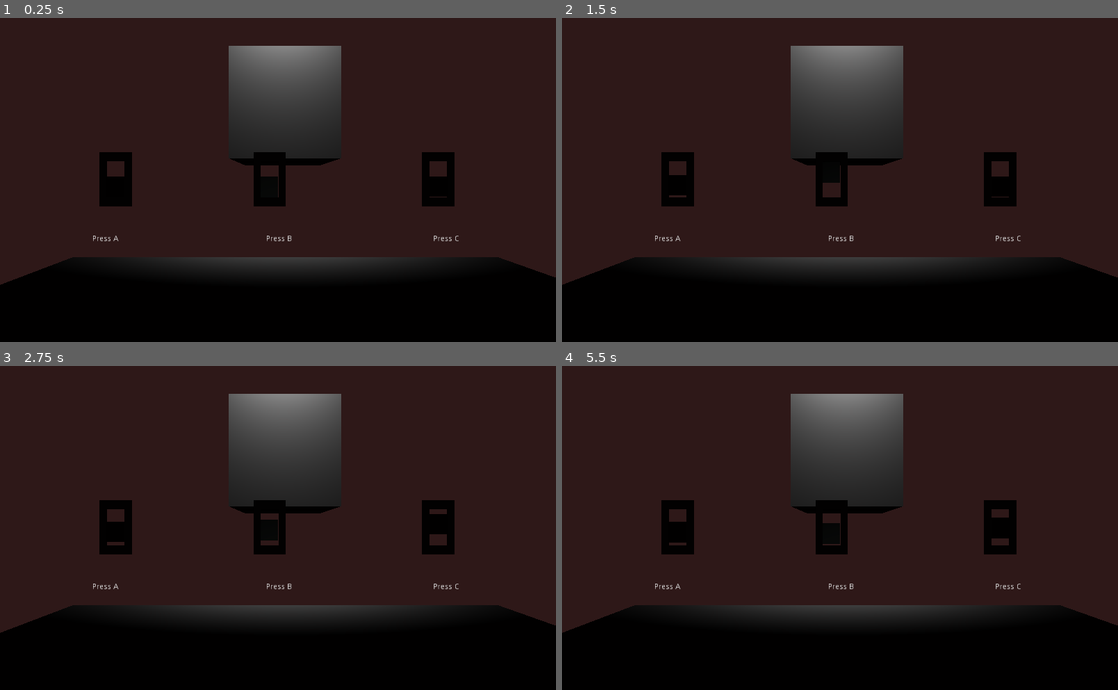
Above: before the commit, frames 1-4 (two rows, left to right).
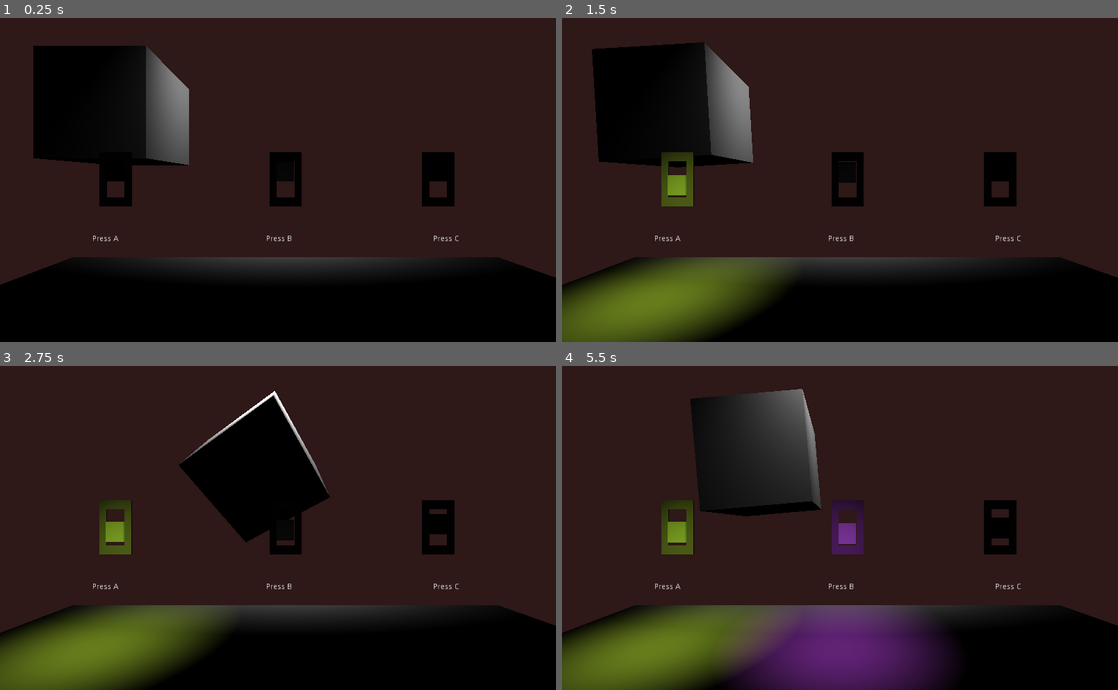
Above: after the commit, the same moments.

Repository: Title-Pending/Godot-Rakugo-Tutorials
Game: Godot game, scene res://Assets/Levels/SwitchTestLevel.tscn
The game is run twice, just before and just after one commit, with the same random seed, the same clock (stepped at 60 frames per second) and the same inputs. The project has no main scene, so this scene is started directly.
Inputs:
- Up to frame 1 (0.25 s): no input
- Up to frame 2 (1.5 s): tap A (switch_a) at 0.5, 0.6, 1.25 s; tap B (switch_b) at 0.8, 1.35 s
- Up to frame 3 (2.75 s): tap C (switch_c) at 1.55, 2.1 s; tap A (switch_a) at 2, 2.3 s
- Up to frame 4 (5.5 s): tap A (switch_a) at 2.75, 2.85, 3.5, 4.25, 4.55, 5.1 s; tap B (switch_b) at 3.05, 3.6, 5.3 s; tap C (switch_c) at 3.8, 4.35 s

The runs differ from the first frame. In frame 1, 16% of the frame differs, in the area x 6-81%, y 8-59%; in frame 2, 25%; in frame 3, 18%; in frame 4, 26%, in the area x 0-70%, y 7-100%.

Commit message:
started animating the cube
Okay I got an animation to play within another animation

Diff:
--- a/Godot Level 0/Lesson 2 Variables and Logic Operators/Assets/Levels/SwitchTestLevel.gd
+++ b/Godot Level 0/Lesson 2 Variables and Logic Operators/Assets/Levels/SwitchTestLevel.gd
@@ -11,17 +11,25 @@
 func _process(delta):
 	if Input.is_action_just_pressed("switch_a"):
 		a = !a
+		$Switch/SpotLight.visible = !$Switch/SpotLight.visible
 		anim($Switch/CSGMesh/AnimationPlayer, a)
+		$CSGMesh_Cube/BlockAni.play ("switch_a")
+
+
 		return
 
 	if Input.is_action_just_pressed("switch_b"):
 		b = !b
+		$Switch2/SpotLight2.visible = !$Switch2/SpotLight2.visible
 		anim($Switch2/CSGMesh/AnimationPlayer, b)
+		$CSGMesh_Cube/BlockAni.play ("switch_b")
 		return
 
 	if Input.is_action_just_pressed("switch_c"):
 		c = !c
+		$Switch3/SpotLight3.visible = !$Switch3/SpotLight3.visible
 		anim($Switch3/CSGMesh/AnimationPlayer, c)
+		$CSGMesh_Cube/BlockAniC.play ("Move")
 		return
 
 func anim(anim, value):
--- a/Godot Level 0/Lesson 2 Variables and Logic Operators/Assets/Levels/SwitchTestLevel.tscn
+++ b/Godot Level 0/Lesson 2 Variables and Logic Operators/Assets/Levels/SwitchTestLevel.tscn
@@ -6,13 +6,55 @@
 [sub_resource type="PlaneMesh" id=1]
 
 [sub_resource type="CubeMesh" id=2]
+
+[sub_resource type="Animation" id=14]
+resource_name = "Move"
+length = 24.0
+tracks/0/type = "value"
+tracks/0/path = NodePath("CSGMesh_Cube:translation")
+tracks/0/interp = 1
+tracks/0/loop_wrap = true
+tracks/0/imported = false
+tracks/0/enabled = true
+tracks/0/keys = {
+"times": PoolRealArray( 0, 8, 16, 23.9999 ),
+"transitions": PoolRealArray( 1, 1, 1, 1 ),
+"update": 0,
+"values": [ Vector3( 0, 3.89175, -7.23831 ), Vector3( -5.20184, 3.89175, -7.23831 ), Vector3( 5.73676, 3.89175, -7.23831 ), Vector3( 0, 3.892, -7.238 ) ]
+}
 
 [sub_resource type="Animation" id=3]
 resource_name = "switch_a"
 length = 8.0
+loop = true
+tracks/0/type = "value"
+tracks/0/path = NodePath(".:rotation_degrees")
+tracks/0/interp = 1
+tracks/0/loop_wrap = true
+tracks/0/imported = false
+tracks/0/enabled = true
+tracks/0/keys = {
+"times": PoolRealArray( 0, 7.9982, 8 ),
+"transitions": PoolRealArray( 1, 1, 1 ),
+"update": 0,
+"values": [ Vector3( 0, 0, 0 ), Vector3( 360, 0, 360 ), Vector3( 45, 0, 45 ) ]
+}
 
 [sub_resource type="Animation" id=4]
 resource_name = "switch_b"
+length = 12.0
+tracks/0/type = "value"
+tracks/0/path = NodePath(".:rotation_degrees")
+tracks/0/interp = 1
+tracks/0/loop_wrap = true
+tracks/0/imported = false
+tracks/0/enabled = true
+tracks/0/keys = {
+"times": PoolRealArray( 0, 12 ),
+"transitions": PoolRealArray( 1, 1 ),
+"update": 0,
+"values": [ Vector3( 0, 0, 0 ), Vector3( 0, 0, 360 ) ]
+}
 
 [sub_resource type="Animation" id=5]
 resource_name = "switch_c"
@@ -129,29 +171,41 @@
 text = "Press A                                                                    Press B                                                                 Press C"
 
 [node name="Camera" type="Camera" parent="."]
-transform = Transform( 1, 0, 1.06581e-14, 0, 1, 0, -1.06581e-14, 0, 1, -0.183719, 1.83178, 0.446751 )
+transform = Transform( 1, 0, 1.06581e-014, 0, 1, 0, -1.06581e-014, 0, 1, -0.183719, 1.83178, 0.446751 )
 __meta__ = {
 "_edit_lock_": true
 }
 
 [node name="CSGMesh_Floor" type="CSGMesh" parent="."]
-transform = Transform( 5, 0, 0, 0, 1, 0, 0, 0, 5, -0.0092684, 1.19209e-07, 0.00106478 )
+transform = Transform( 5, 0, 0, 0, 1, 0, 0, 0, 5, -0.0092684, 1.19209e-007, 0.00106478 )
 mesh = SubResource( 1 )
 
 [node name="CSGMesh_Cube" type="CSGMesh" parent="."]
-transform = Transform( 1.5, 0, 0, 0, 1.5, 0, 0, 0, 1.5, 0, 3.89175, -7.23831 )
+transform = Transform( 1.5, 0, 0, 0, 1.5, 0, 0, 0, 1.5, -5.20184, 3.89175, -7.23831 )
 mesh = SubResource( 2 )
 
-[node name="AnimationPlayer" type="AnimationPlayer" parent="CSGMesh_Cube"]
+[node name="BlockAniC" type="AnimationPlayer" parent="CSGMesh_Cube"]
+root_node = NodePath("../..")
+anims/Move = SubResource( 14 )
+
+[node name="BlockAni" type="AnimationPlayer" parent="CSGMesh_Cube"]
 anims/switch_a = SubResource( 3 )
 anims/switch_b = SubResource( 4 )
 anims/switch_c = SubResource( 5 )
 
 [node name="Switch" parent="." instance=ExtResource( 2 )]
-transform = Transform( -2.18557e-08, 0, 0.5, 0, 0.5, 0, -0.5, 0, -2.18557e-08, -3.18049, 1.83178, -3.86062 )
+transform = Transform( -2.18557e-008, 0, 0.5, 0, 0.5, 0, -0.5, 0, -2.18557e-008, -3.18049, 1.83178, -3.86062 )
+
+[node name="SpotLight" type="SpotLight" parent="Switch"]
+transform = Transform( -8.74228e-008, 1.74873, -0.970546, 0, 0.970546, 1.74873, 2, 7.64392e-008, -4.24239e-008, -7.72124, 9.55042, 0.390739 )
+visible = false
+light_color = Color( 0.741176, 0.913725, 0.203922, 1 )
+light_energy = 3.1
+spot_range = 9.14391
+spot_angle = 15.2781
 
 [node name="CSGMesh" type="CSGMesh" parent="Switch"]
-transform = Transform( 0.114384, 0, -8.89621e-09, 0, 0.375654, 0, -8.89621e-09, 0, 0.317906, 0, -0.28081, 0 )
+transform = Transform( 0.114384, 0, -8.89621e-009, 0, 0.375654, 0, -8.89621e-009, 0, 0.317906, 0, 0.2935, 0 )
 mesh = SubResource( 7 )
 
 [node name="AnimationPlayer" type="AnimationPlayer" parent="Switch/CSGMesh"]
@@ -159,51 +213,43 @@
 anims/off = SubResource( 9 )
 
 [node name="Switch2" parent="." instance=ExtResource( 2 )]
-transform = Transform( -2.18557e-08, 0, 0.5, 0, 0.5, 0, -0.5, 0, -2.18557e-08, -0.338164, 1.83178, -3.86062 )
+transform = Transform( -2.18557e-008, 0, 0.5, 0, 0.5, 0, -0.5, 0, -2.18557e-008, -0.0456634, 1.83178, -3.86062 )
 
 [node name="CSGMesh" type="CSGMesh" parent="Switch2"]
-transform = Transform( 0.114384, 0, -8.89621e-09, 0, 0.375654, 0, -8.89621e-09, 0, 0.317906, 0, -0.28081, 0 )
+transform = Transform( 0.114384, 0, -8.89621e-009, 0, 0.375654, 0, -8.89621e-009, 0, 0.317906, 0, 0.2935, 0 )
 mesh = SubResource( 7 )
 
 [node name="AnimationPlayer" type="AnimationPlayer" parent="Switch2/CSGMesh"]
 anims/On = SubResource( 10 )
 anims/off = SubResource( 11 )
 
+[node name="SpotLight2" type="SpotLight" parent="Switch2"]
+transform = Transform( -8.74228e-008, 1.74873, -0.970546, 0, 0.970546, 1.74873, 2, 7.64392e-008, -4.24239e-008, -7.72124, 9.55042, -0.294006 )
+visible = false
+light_color = Color( 0.701961, 0.25098, 0.862745, 1 )
+light_energy = 3.1
+spot_range = 9.14391
+spot_angle = 15.2781
+
 [node name="Switch3" parent="." instance=ExtResource( 2 )]
-transform = Transform( -2.18557e-08, 0, 0.5, 0, 0.5, 0, -0.5, 0, -2.18557e-08, 2.7729, 1.83178, -3.86062 )
+transform = Transform( -2.18557e-008, 0, 0.5, 0, 0.5, 0, -0.5, 0, -2.18557e-008, 2.7729, 1.83178, -3.86062 )
+
+[node name="SpotLight3" type="SpotLight" parent="Switch3"]
+transform = Transform( -8.74228e-008, 1.74873, -0.970546, 0, 0.970546, 1.74873, 2, 7.64392e-008, -4.24239e-008, -7.72124, 9.55042, -1.1488 )
+visible = false
+light_color = Color( 0.317647, 0.8, 0.121569, 1 )
+light_energy = 3.1
+spot_range = 9.14391
+spot_angle = 15.2781
 
 [node name="CSGMesh" type="CSGMesh" parent="Switch3"]
-transform = Transform( 0.114384, 0, -8.89621e-09, 0, 0.375654, 0, -8.89621e-09, 0, 0.317906, 0, -0.269012, 0 )
+transform = Transform( 0.114384, 0, -8.89621e-009, 0, 0.375654, 0, -8.89621e-009, 0, 0.317906, 0, 0.2935, 0 )
 mesh = SubResource( 7 )
 
 [node name="AnimationPlayer" type="AnimationPlayer" parent="Switch3/CSGMesh"]
 anims/On = SubResource( 12 )
 anims/off = SubResource( 13 )
 
-[node name="SpotLight" type="SpotLight" parent="."]
-transform = Transform( 1, 0, 0, 0, 0.485273, 0.874363, 0, -0.874363, 0.485273, -2.98512, 6.60699, 0 )
-visible = false
-light_color = Color( 0.741176, 0.913725, 0.203922, 1 )
-light_energy = 3.1
-spot_range = 9.14391
-spot_angle = 15.2781
-
-[node name="SpotLight2" type="SpotLight" parent="."]
-transform = Transform( 1, 0, 0, 0, 0.485273, 0.874363, 0, -0.874363, 0.485273, -0.192666, 6.60699, 0 )
-visible = false
-light_color = Color( 0.701961, 0.25098, 0.862745, 1 )
-light_energy = 3.1
-spot_range = 9.14391
-spot_angle = 15.2781
-
-[node name="SpotLight3" type="SpotLight" parent="."]
-transform = Transform( 1, 0, 0, 0, 0.485273, 0.874363, 0, -0.874363, 0.485273, 2.1985, 6.60699, 0 )
-visible = false
-light_color = Color( 0.317647, 0.8, 0.121569, 1 )
-light_energy = 3.1
-spot_range = 9.14391
-spot_angle = 15.2781
-
 [node name="SpotLight4" type="SpotLight" parent="."]
 transform = Transform( 1, 0, 0, 0, 0.785935, 0.61831, 0, -0.61831, 0.785935, -0.0329404, 8.55103, -4.58478 )
 light_energy = 3.1
Not shown: 1 places in Godot Level 0/Lesson 2 Variables and Logic Operators/Assets/Levels/SwitchTestLevel.tscn that only renumber resources
